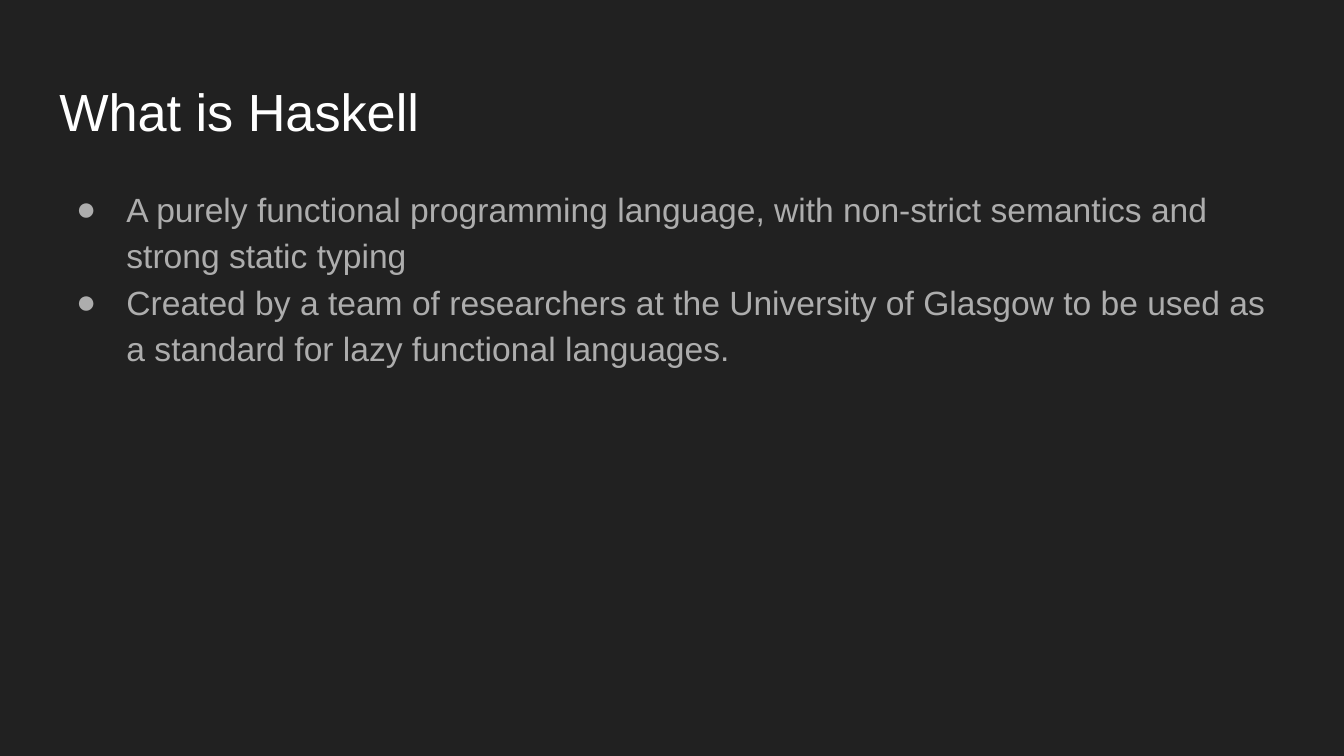
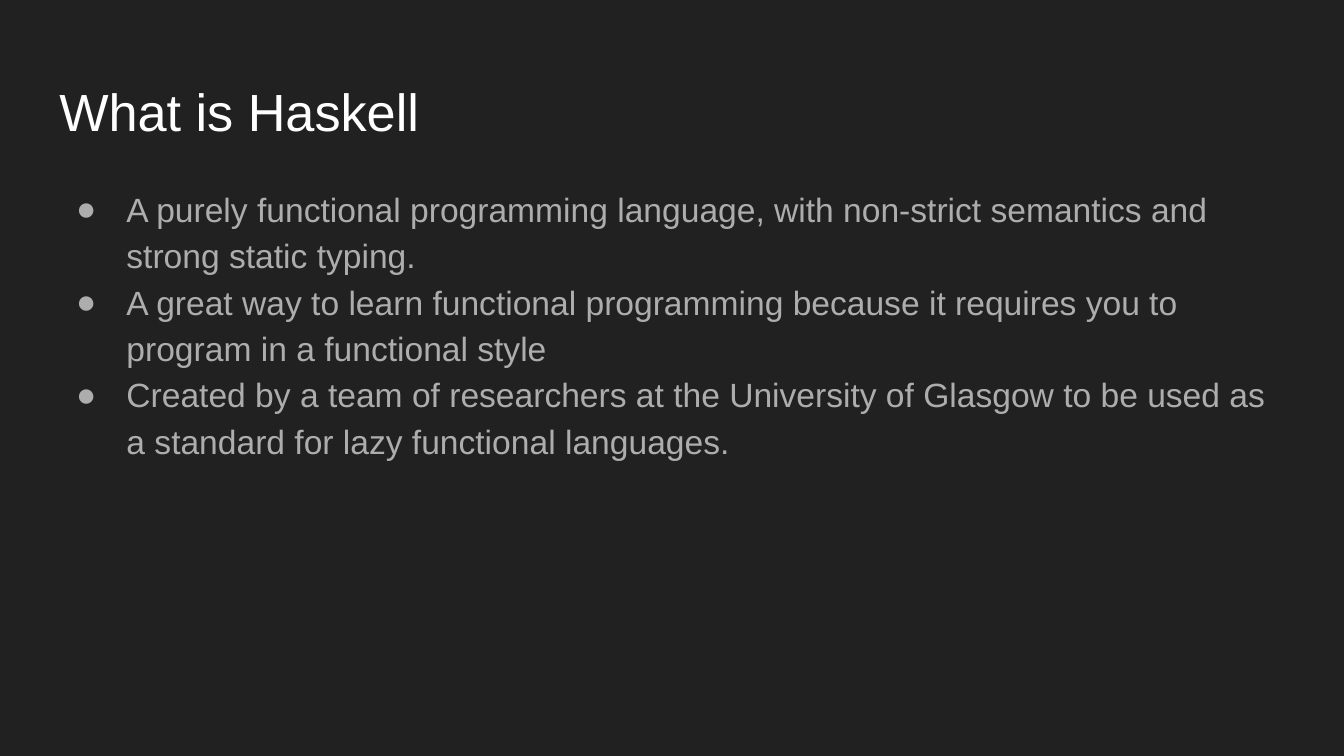
Before and after one commit to evanrupert/haskell-presentation, a slide deck: slide 4 of programming_in_haskell.pptx. Drawn at 1344x756 pixels with LibreOffice and Linux fonts; fonts in the diff are those of the drawing. Boxes give left, top, right and bottom in pixels: in the first picture for what was removed or moved away, otherwise in the second. Text is boxed around its words. In the diff, an @@ line names an element or a change of style, - is before the commit and + after.

Commit message:
Updated What is Haskell slide

```diff
--- a/programming_in_haskell.pptx
+++ b/programming_in_haskell.pptx
@@ text at box(126, 197, 1207, 367): text changed @@
-● A purely functional programming language, with non-strict semantics and strong static typing
+● A purely functional programming language, with non-strict semantics and strong static typing.
+● A great way to learn functional programming because it requires you to program in a functional style
```
Also in this commit, not shown: 1 other file.
